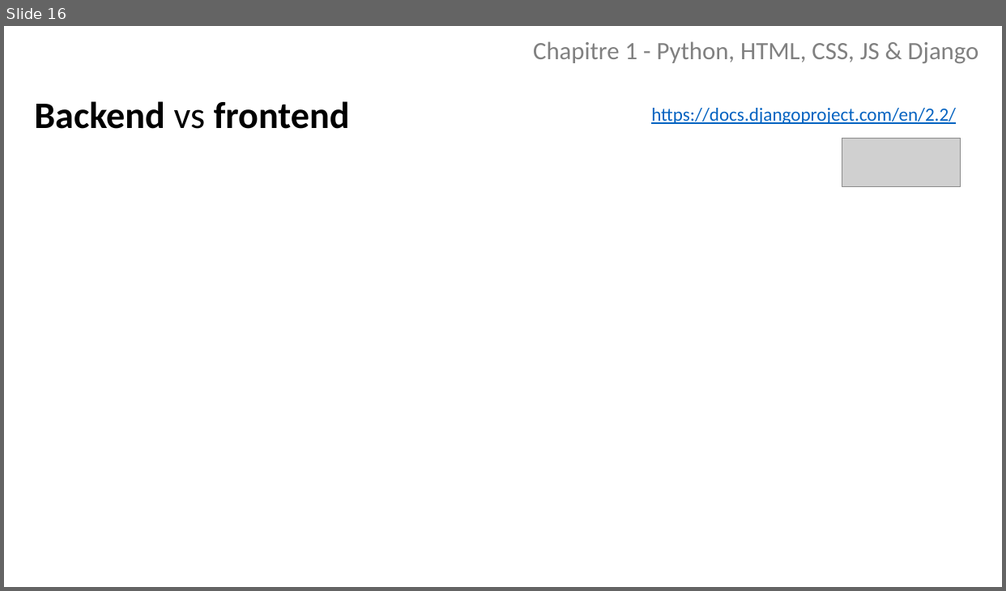
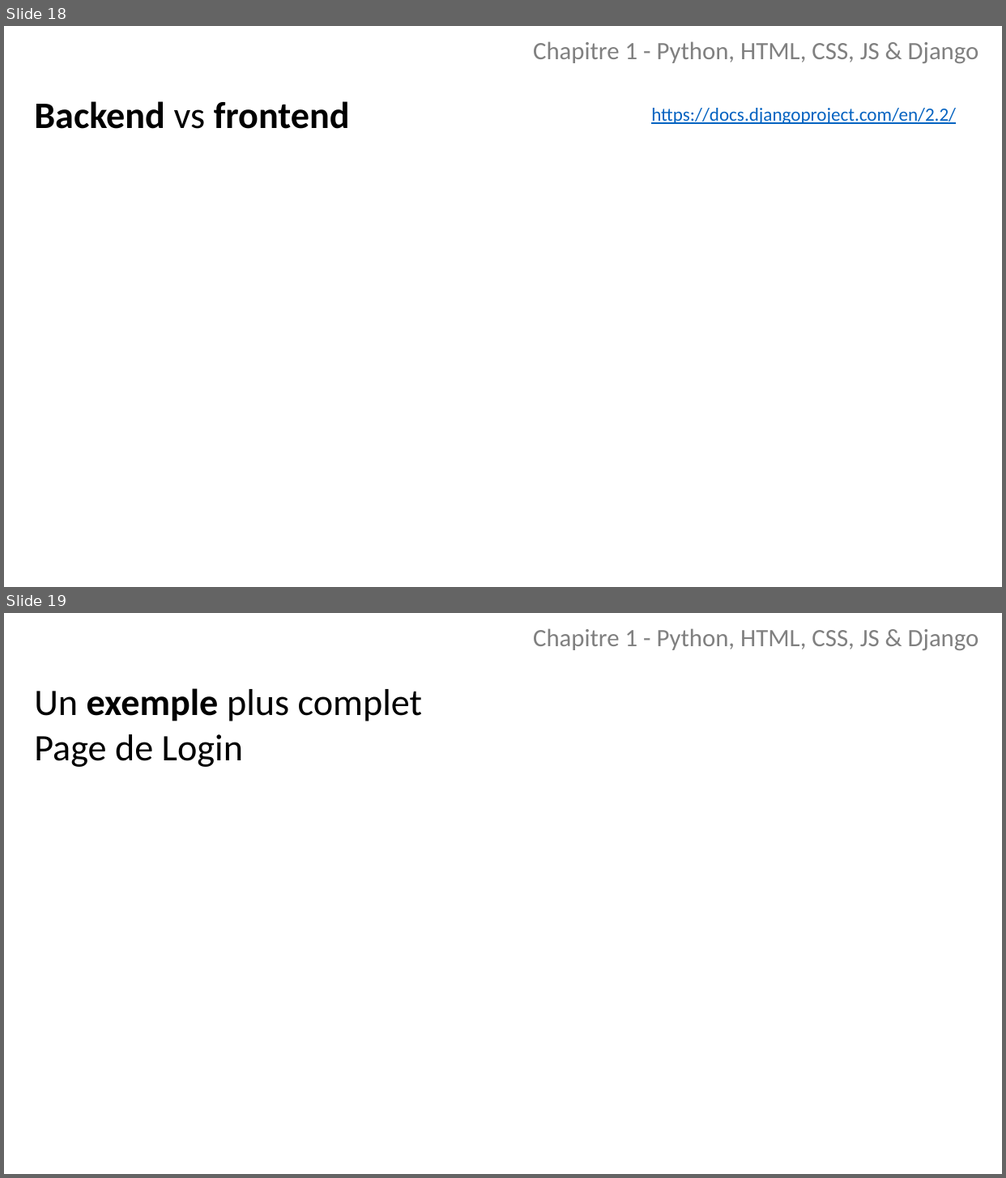
Before and after one commit to borgia-app/Borgia-docs, a slide deck: presentations/Python.pptx. Shown one above the other, each under a label of ours: slide 16 before the commit, slides 18 and 19 after it. The pictures are 1006x591 and 1006x1178 pixels, drawn with LibreOffice and Linux fonts; fonts in the diff are those of the drawing; grey boxes stand for pictures. Boxes give left, top, right and bottom in pixels: in the first picture for what was removed or moved away, otherwise in the second. Text is boxed around its words. In the diff, an @@ line names an element or a change of style, - is before the commit and + after.

```diff
--- a/presentations/Python.pptx
+++ b/presentations/Python.pptx
@@ slide 19 added at <box>4,613,1002,1174</box>, background #FFFFFF @@
@@ subtitle added at <box>533,628,979,650</box>, 24 pt, text #808080 @@
+Chapitre 1 - Python, HTML, CSS, JS & Django
@@ text added at <box>34,688,422,767</box>, 36 pt, text #000000 @@
+Un exemple plus complet
+Page de Login
@@ what was slide 16 is now slide 18 @@
@@ slide 18 changed as well @@
@@ picture removed at <box>842,139,961,187</box> @@
```
Also in this commit, not shown: 15 other slides changed, 1 slide removed.
